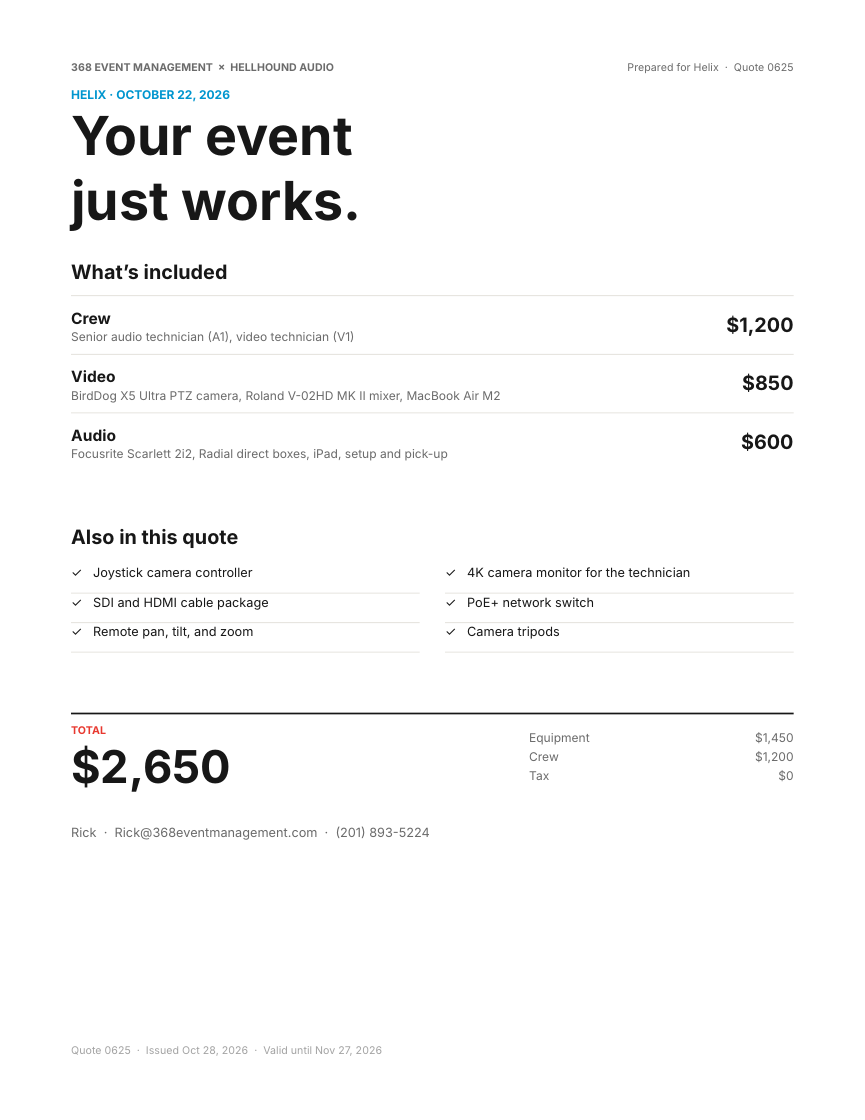
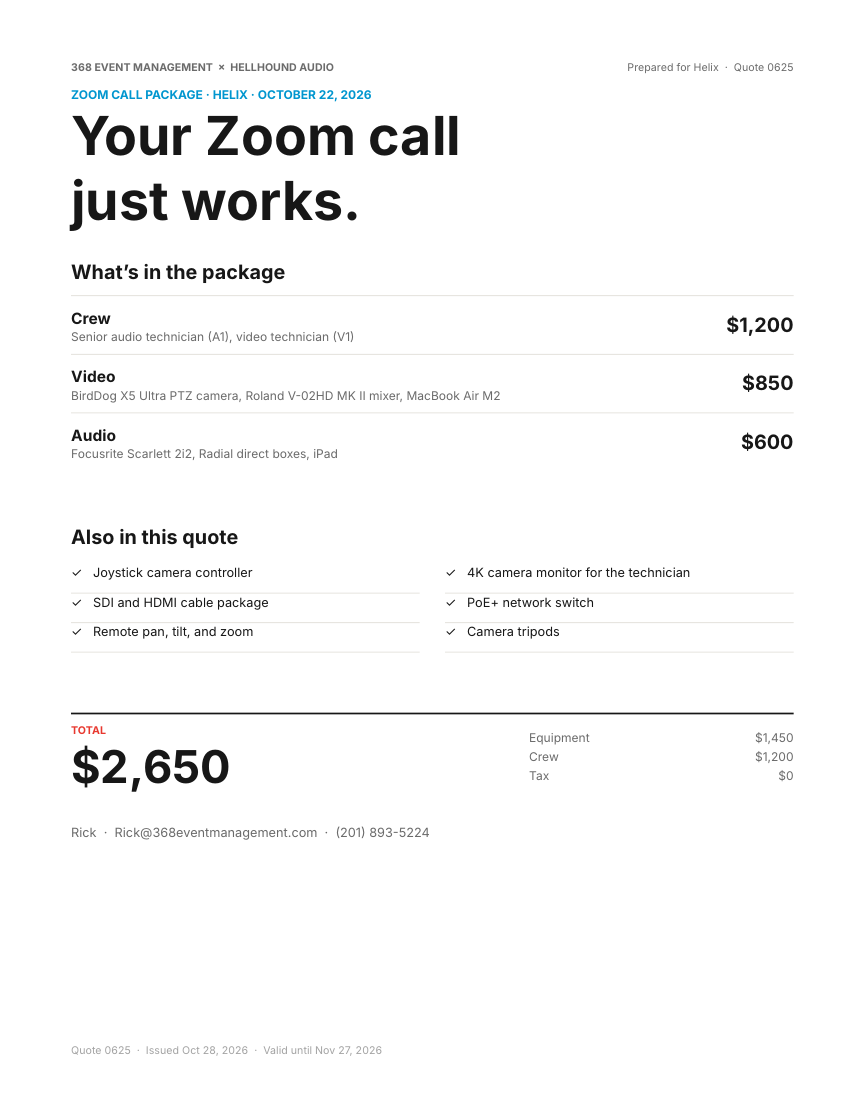
Before and after one commit to juandangooo/ok, a slide deck: slide 1 of one-pager/quote/helix-2026-10-22-editable.pptx. Drawn at 865x1120 pixels with LibreOffice and Linux fonts; fonts in the diff are those of the drawing. Boxes give left, top, right and bottom in pixels: in the first picture for what was removed or moved away, otherwise in the second. Text is boxed around its words. In the diff, an @@ line names an element or a change of style, - is before the commit and + after.

```diff
--- a/one-pager/quote/helix-2026-10-22-editable.pptx
+++ b/one-pager/quote/helix-2026-10-22-editable.pptx
@@ text at [71, 90, 372, 102]: text changed @@
-HELIX · OCTOBER 22, 2026
+ZOOM CALL PACKAGE · HELIX · OCTOBER 22, 2026
@@ text at [71, 116, 461, 156]: text changed @@
-Your event
+Your Zoom call
@@ text at [71, 264, 285, 284]: text changed @@
-What’s included
+What’s in the package
@@ text at [71, 449, 338, 460]: text changed @@
-Focusrite Scarlett 2i2, Radial direct boxes, iPad, setup and pick-up
+Focusrite Scarlett 2i2, Radial direct boxes, iPad
```
Also in this commit, not shown: 5 other files.
